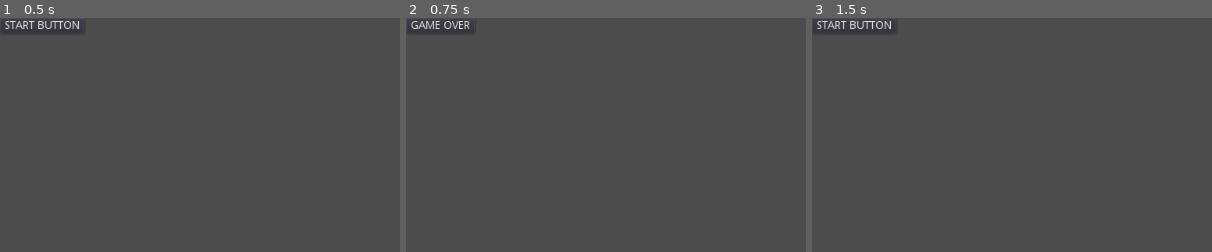
Above: before the commit, frames 1-3 (left to right).
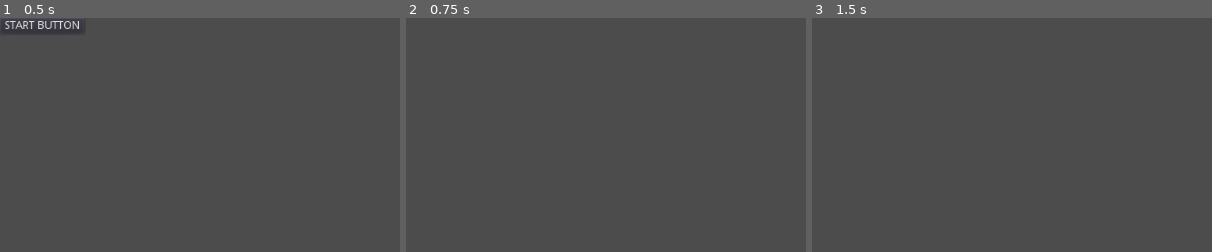
Above: after the commit, the same moments.

Repository: UVCity/game
Game: Godot game, scene res://StartScene/StartScene.tscn
Two runs of this game, one before a commit and one after it. Both use one fixed random seed, a clock stepped at 60 frames per second and the inputs below. The project has no main scene, so this scene is started directly.
Inputs (mouse positions are % of the whole screen's width and height, from its top left):
- Up to frame 1 (0.5 s): no input
- Up to frame 2 (0.75 s): click "START BUTTON" at 0.5 s
- Up to frame 3 (1.5 s): click (4, 2) at 1.25 s, where only the run before the commit has a clickable "GAME OVER"
The pictures show only the part of the screen within x 0-50%, y 0-50%; the shares and areas given below are measured in that part.

Frame 1 is identical in both runs. In frame 2, 0.2% of the frame differs, in the area x 1-16%, y 1-5%; in frame 3, 0.3%, in the area x 1-20%, y 1-5%.

Commit message:
add MainScene.tscn StartScene.gd chage_scene to MainScene

Diff:
--- /dev/null
+++ b/Project/MainScene/MainScene.tscn
@@ -0,0 +1,3 @@
+[gd_scene format=2]
+
+[node name="MainScene" type="Node2D"]
--- a/Project/StartScene/StartScene.gd
+++ b/Project/StartScene/StartScene.gd
@@ -9,7 +9,7 @@
 
 func _startGame():
 	if startGame == true:
-		get_tree().change_scene("res://EndScene/EndScene.tscn")
+		get_tree().change_scene("res://MainScene/MainScene.tscn")
 		print(" Starting Game ...")
 
 func _process(_delta:float)-> void:
